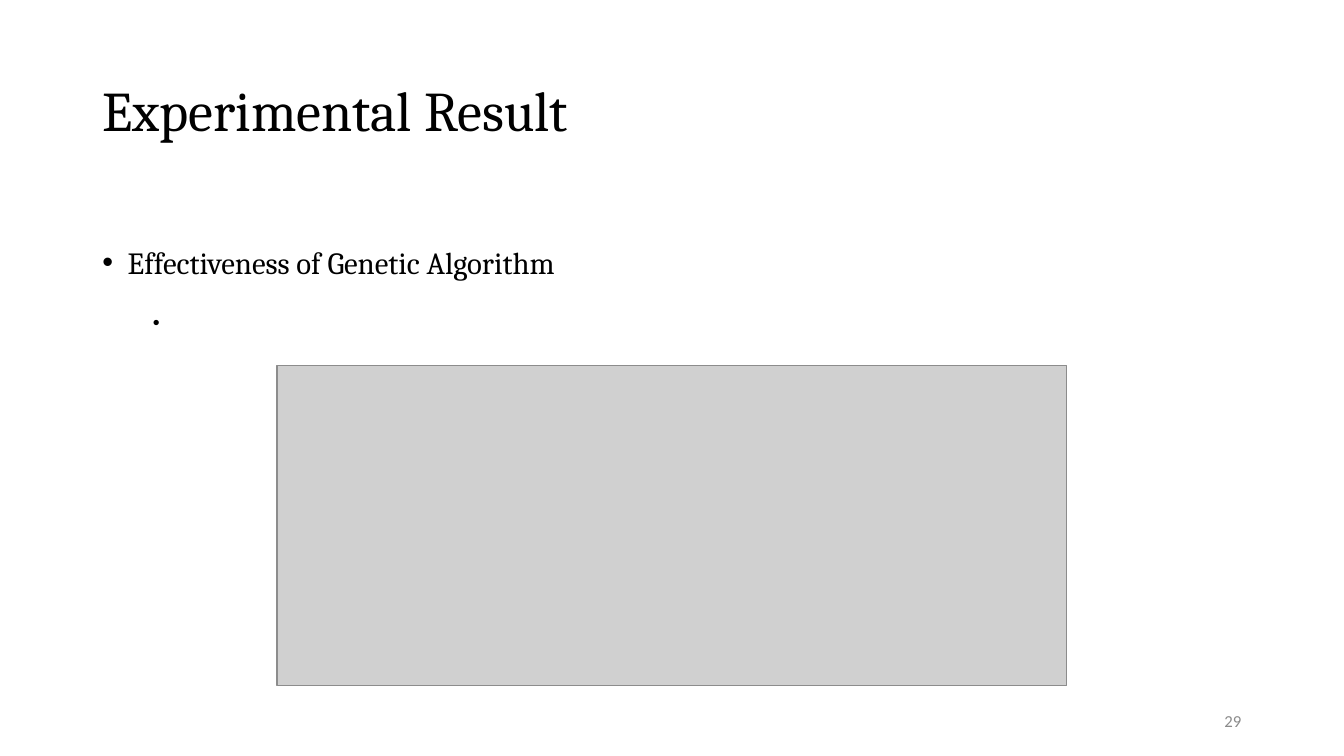
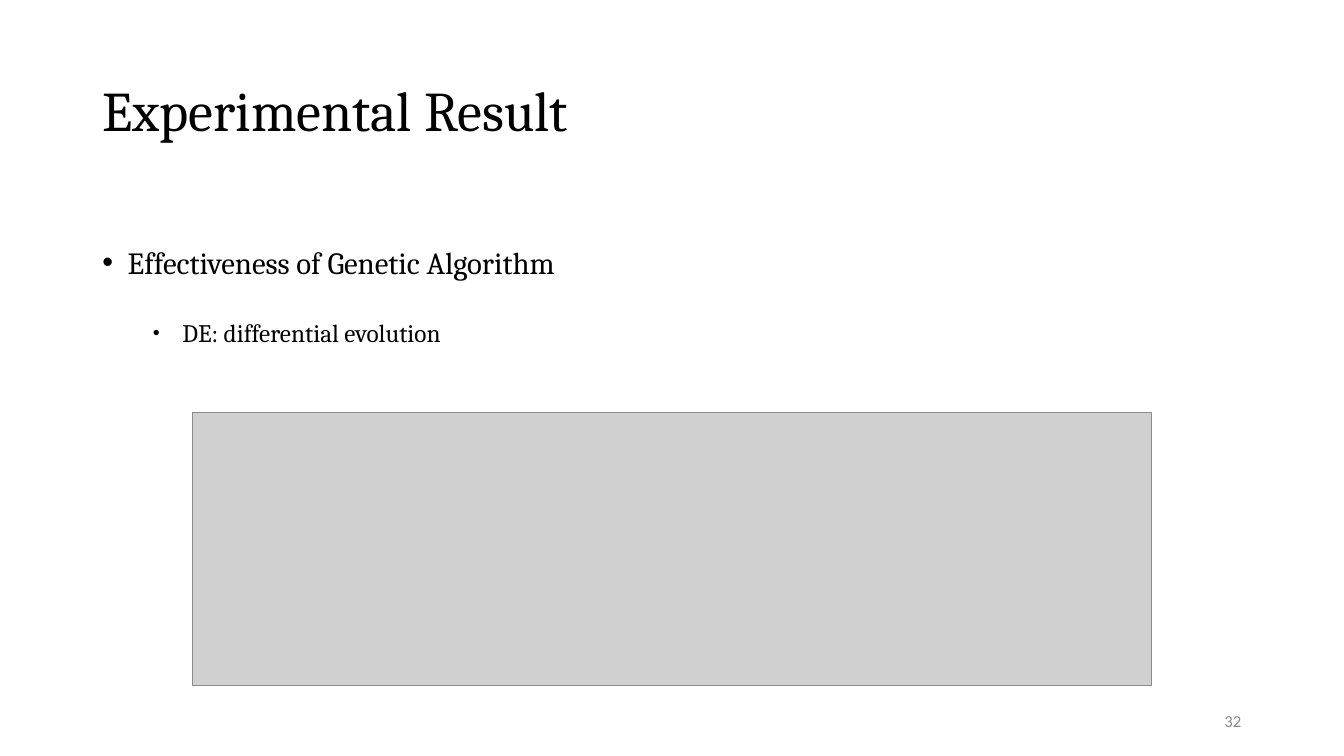
Before and after one commit to Pacific-Feng-Studuies/Studied-Papers, a slide deck: slide 33 of DAC2024/MOGA-CmpCNN/MOGA-CmpCNN A Multi-Objective Genetic Algorithm Intergrated with CmpCNN Model for CMP-Aware Metal Fill.pptx (slide 30 before the commit). Drawn at 1344x756 pixels with LibreOffice and Linux fonts; fonts in the diff are those of the drawing; grey boxes stand for pictures. Boxes give left, top, right and bottom in pixels: in the first picture for what was removed or moved away, otherwise in the second. Text is boxed around its words. In the diff, an @@ line names an element or a change of style, - is before the commit and + after.

```diff
--- a/DAC2024/MOGA-CmpCNN/MOGA-CmpCNN A Multi-Objective Genetic Algorithm Intergrated with CmpCNN Model for CMP-Aware Metal Fill.pptx
+++ b/DAC2024/MOGA-CmpCNN/MOGA-CmpCNN A Multi-Objective Genetic Algorithm Intergrated with CmpCNN Model for CMP-Aware Metal Fill.pptx
@@ text at <box>182,324,440,343</box>: paragraph added @@
+  • DE: differential evolution
@@ picture: place and size @@
-picture at <box>277,365,1068,686</box>
+picture at <box>193,412,1151,686</box>
@@ page number at <box>1224,716,1241,727</box>: text changed @@
-29
+32
```
Also in this commit, not shown: 5 other slides changed, 5 slides added, 1 slide removed, 1 other file.
